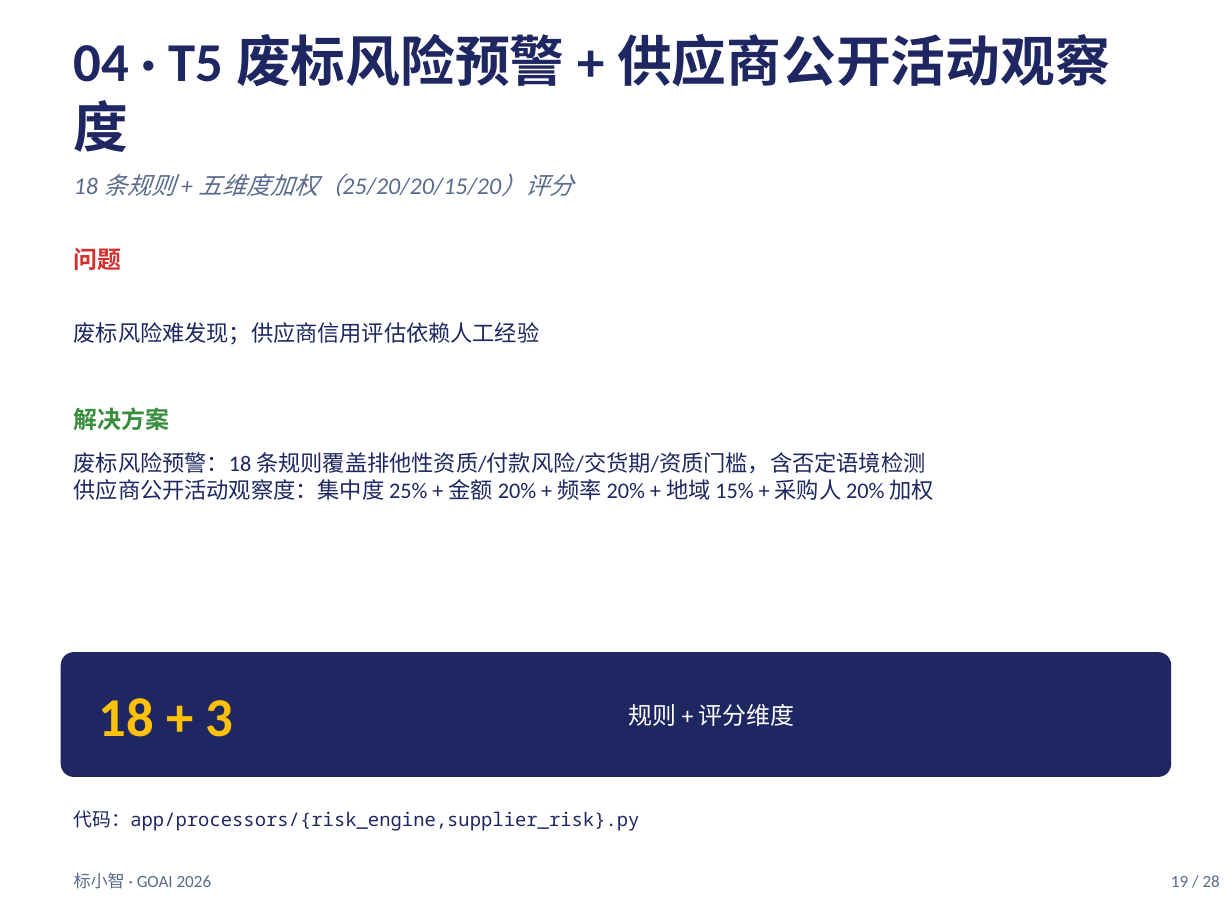
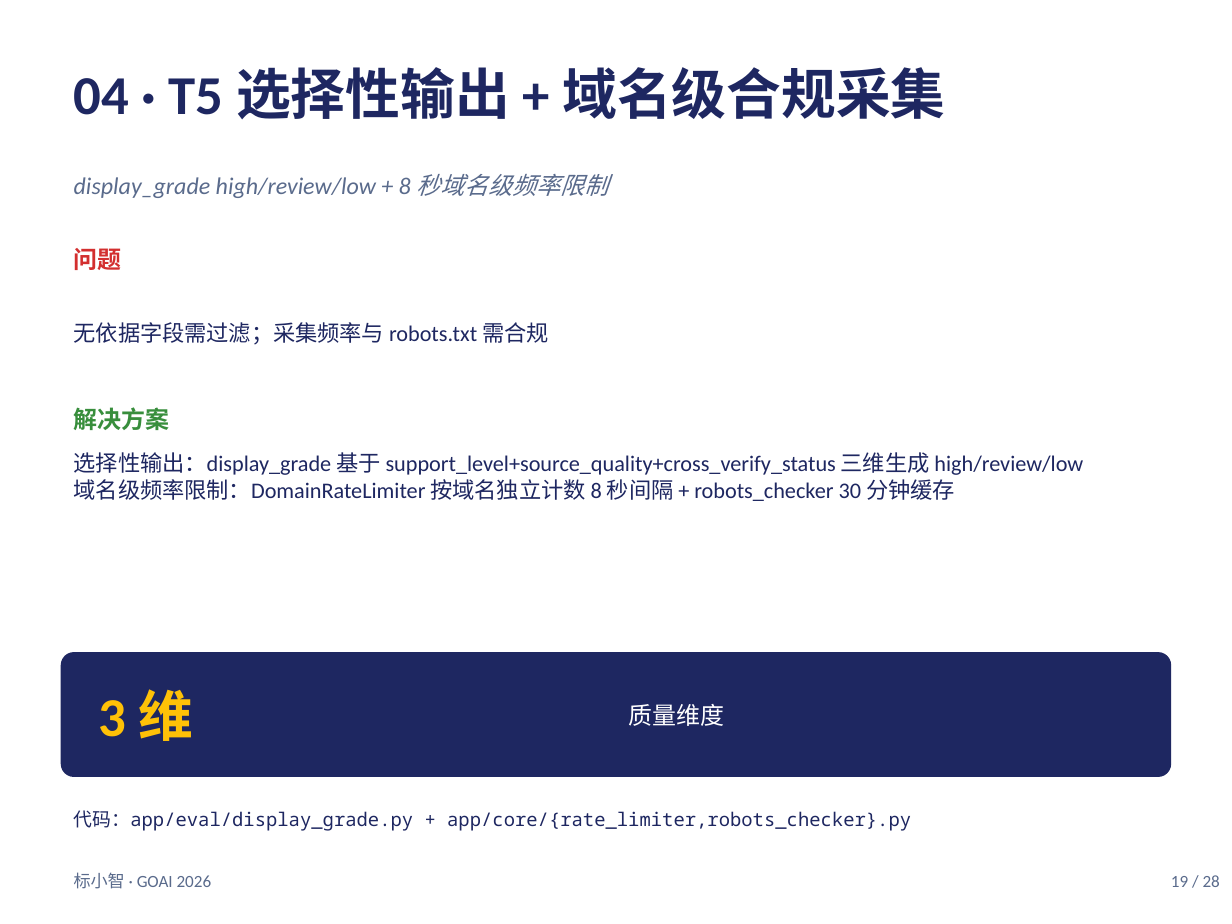
Before and after one commit to tlyyxjz/BidAgent, a slide deck: slide 19 of _w2_report/proposal.pptx. Drawn at 1232x924 pixels with LibreOffice and Linux fonts; fonts in the diff are those of the drawing. Boxes give left, top, right and bottom in pixels: in the first picture for what was removed or moved away, otherwise in the second. Text is boxed around its words. In the diff, an @@ line names an element or a change of style, - is before the commit and + after.

```diff
--- a/_w2_report/proposal.pptx
+++ b/_w2_report/proposal.pptx
@@ text at (x1=74, y1=67, x2=945, y2=119): text changed @@
-04 · T5 废标风险预警 + 供应商公开活动观察度
+04 · T5 选择性输出 + 域名级合规采集
@@ text at (x1=74, y1=174, x2=609, y2=198): text changed @@
-18 条规则 + 五维度加权（25/20/20/15/20）评分
+display_grade high/review/low + 8 秒域名级频率限制
@@ text at (x1=74, y1=322, x2=549, y2=345): text changed @@
-废标风险难发现；供应商信用评估依赖人工经验
+无依据字段需过滤；采集频率与 robots.txt 需合规
@@ text at (x1=74, y1=452, x2=1083, y2=501): text changed @@
-废标风险预警：18 条规则覆盖排他性资质/付款风险/交货期/资质门槛，含否定语境检测
-供应商公开活动观察度：集中度 25% + 金额 20% + 频率 20% + 地域 15% + 采购人 20% 加权
+选择性输出：display_grade 基于 support_level+source_quality+cross_verify_status 三维生成 high/review/low
+域名级频率限制：DomainRateLimiter 按域名独立计数 8 秒间隔 + robots_checker 30 分钟缓存
@@ text at (x1=98, y1=689, x2=193, y2=741): text changed @@
-18 + 3
+3 维
@@ text at (x1=628, y1=704, x2=724, y2=726): text changed @@
-规则 + 评分维度
+质量维度
@@ text at (x1=74, y1=810, x2=911, y2=831): text changed @@
-代码：app/processors/{risk_engine,supplier_risk}.py
+代码：app/eval/display_grade.py + app/core/{rate_limiter,robots_checker}.py
```
Also in this commit, not shown: 9 other slides changed, 20 other files.
